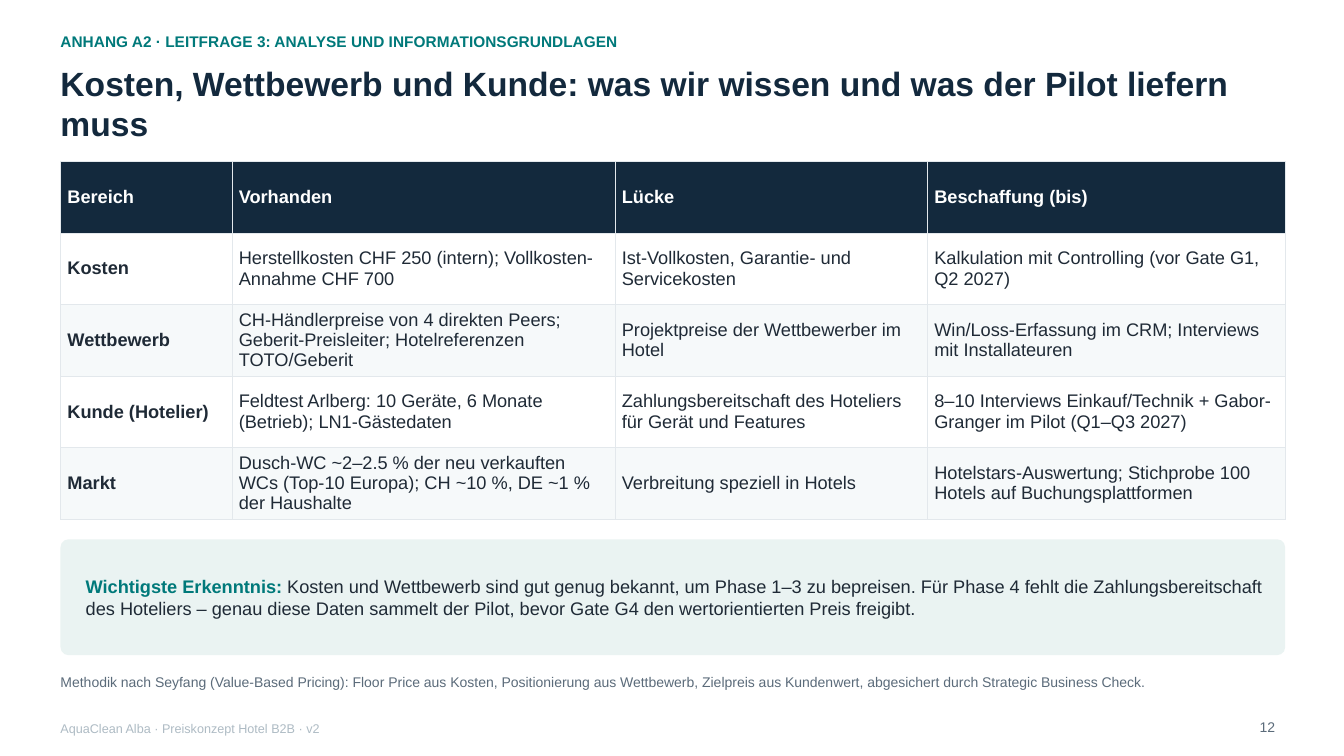
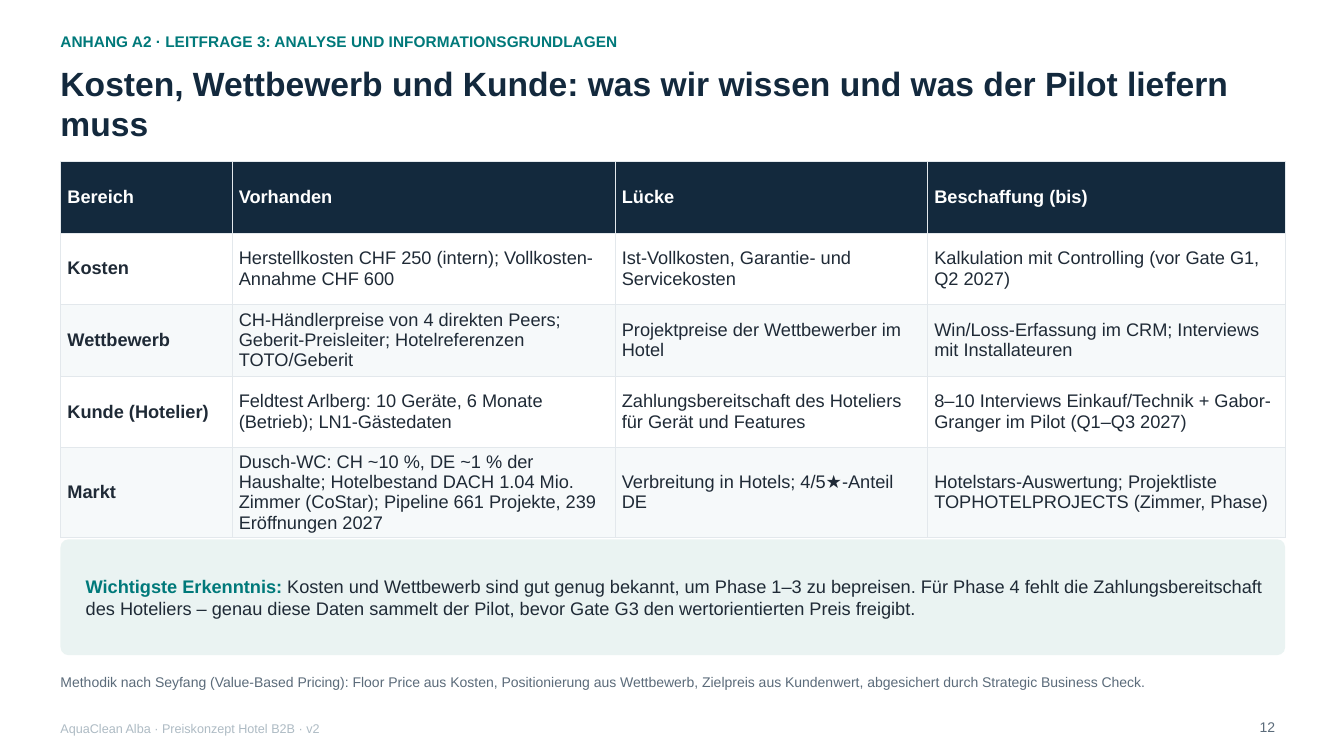
Before and after one commit to dhueppi/ZHAW_CAS_PRICING_01, a slide deck: slide 12 of leistungsnachweis_2/LN2_AquaClean_Alba_Hotel_Preiskonzept_2026_v2.pptx. Drawn at 1344x756 pixels with LibreOffice and Linux fonts; fonts in the diff are those of the drawing. Boxes give left, top, right and bottom in pixels: in the first picture for what was removed or moved away, otherwise in the second. Text is boxed around its words. In the diff, an @@ line names an element or a change of style, - is before the commit and + after.

```diff
--- a/leistungsnachweis_2/LN2_AquaClean_Alba_Hotel_Preiskonzept_2026_v2.pptx
+++ b/leistungsnachweis_2/LN2_AquaClean_Alba_Hotel_Preiskonzept_2026_v2.pptx
@@ table at [60, 161, 1286, 537] @@
-row 2, column 2: Herstellkosten CHF 250 (intern); Vollkosten-Annahme CHF 700
+row 2, column 2: Herstellkosten CHF 250 (intern); Vollkosten-Annahme CHF 600
-row 5: Markt | Dusch-WC ~2–2.5 % der neu verkauften WCs (Top-10 Europa); CH ~10 %, DE ~1 % der Haushalte | Verbreitung speziell in Hotels | Hotelstars-Auswertung; Stichprobe 100 Hotels auf Buchungsplattformen
+row 5: Markt | Dusch-WC: CH ~10 %, DE ~1 % der Haushalte; Hotelbestand DACH 1.04 Mio. Zimmer (CoStar); Pipeline 661 Projekte, 239 Eröffnungen 2027 | Verbreitung in Hotels; 4/5★-Anteil DE | Hotelstars-Auswertung; Projektliste TOPHOTELPROJECTS (Zimmer, Phase)
@@ text at [86, 579, 1262, 619]: text changed @@
-Wichtigste Erkenntnis: Kosten und Wettbewerb sind gut genug bekannt, um Phase 1–3 zu bepreisen. Für Phase 4 fehlt die Zahlungsbereitschaft des Hoteliers – genau diese Daten sammelt der Pilot, bevor Gate G4 den wertorientierten Preis freigibt.
+Wichtigste Erkenntnis: Kosten und Wettbewerb sind gut genug bekannt, um Phase 1–3 zu bepreisen. Für Phase 4 fehlt die Zahlungsbereitschaft des Hoteliers – genau diese Daten sammelt der Pilot, bevor Gate G3 den wertorientierten Preis freigibt.
```
Also in this commit, not shown: 13 other slides changed, 6 other files.
